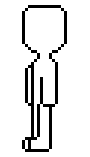
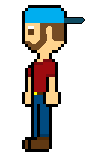
Comparing the layer stacks of the two 90 x 157 images. Changes:
renamed "side_idle_2" to "left_idle", painted on it over [22, 8, 85, 149]
